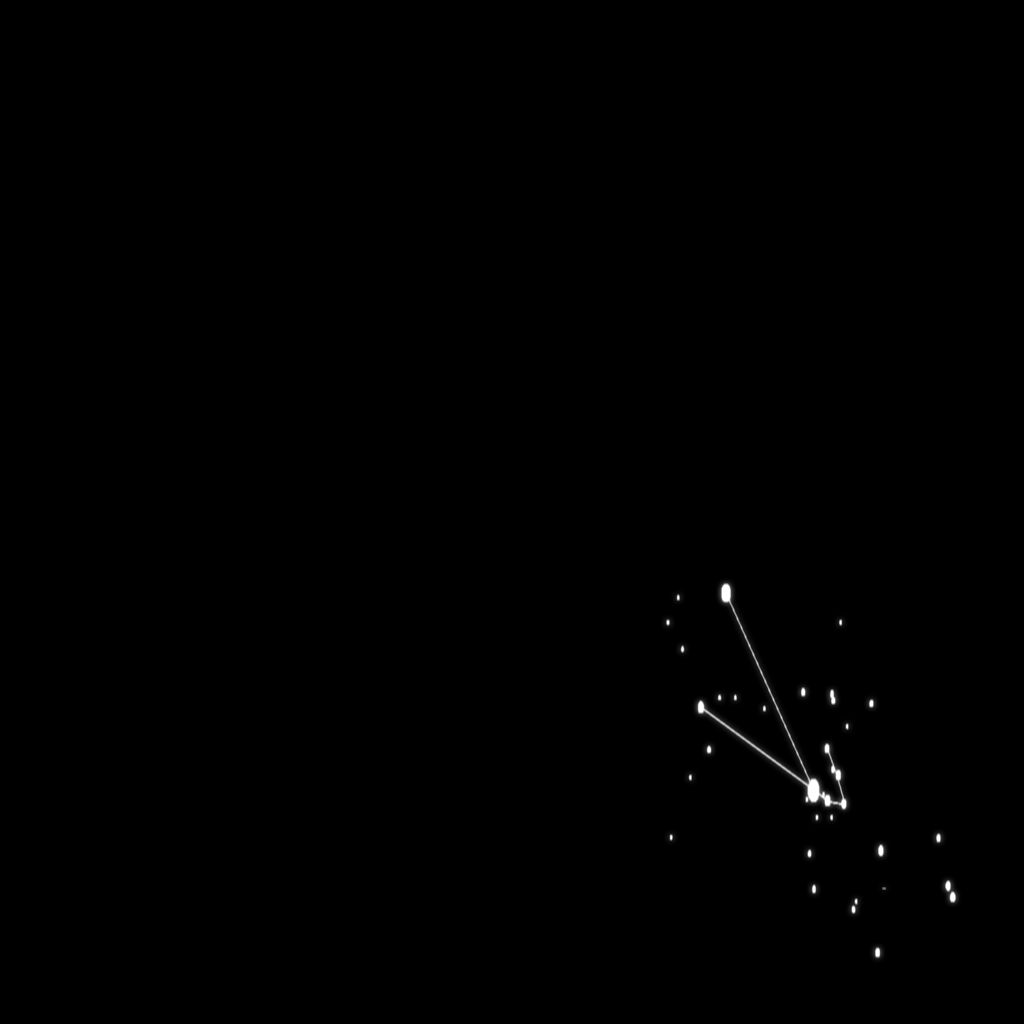
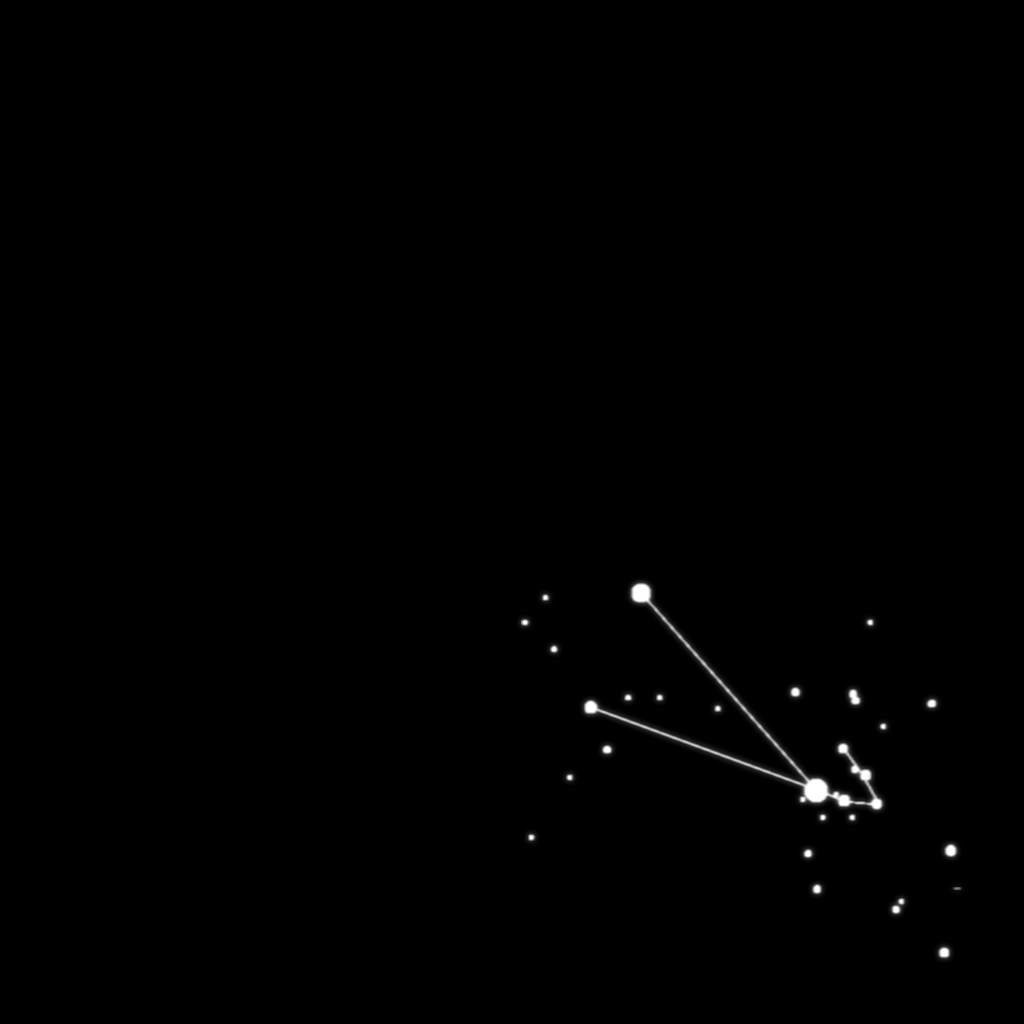
Two versions of the same layered image (1024x1024). Layer-by-layer changes:
painted on "taurus_map" over box(521, 583, 963, 958)
